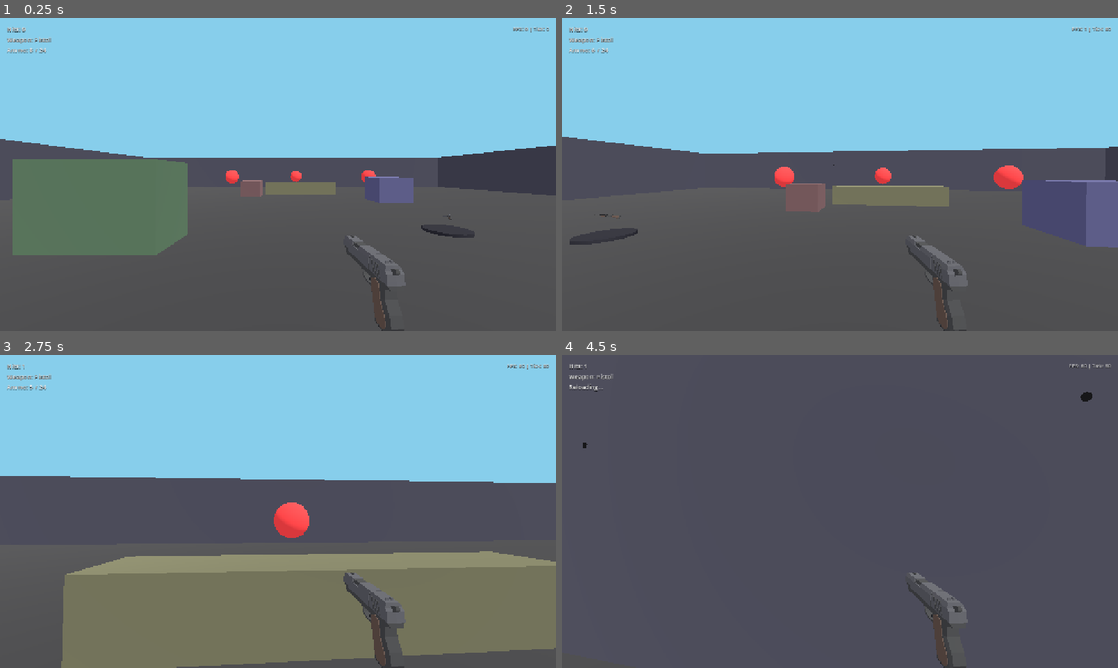
Above: before the commit, frames 1-4 (two rows, left to right).
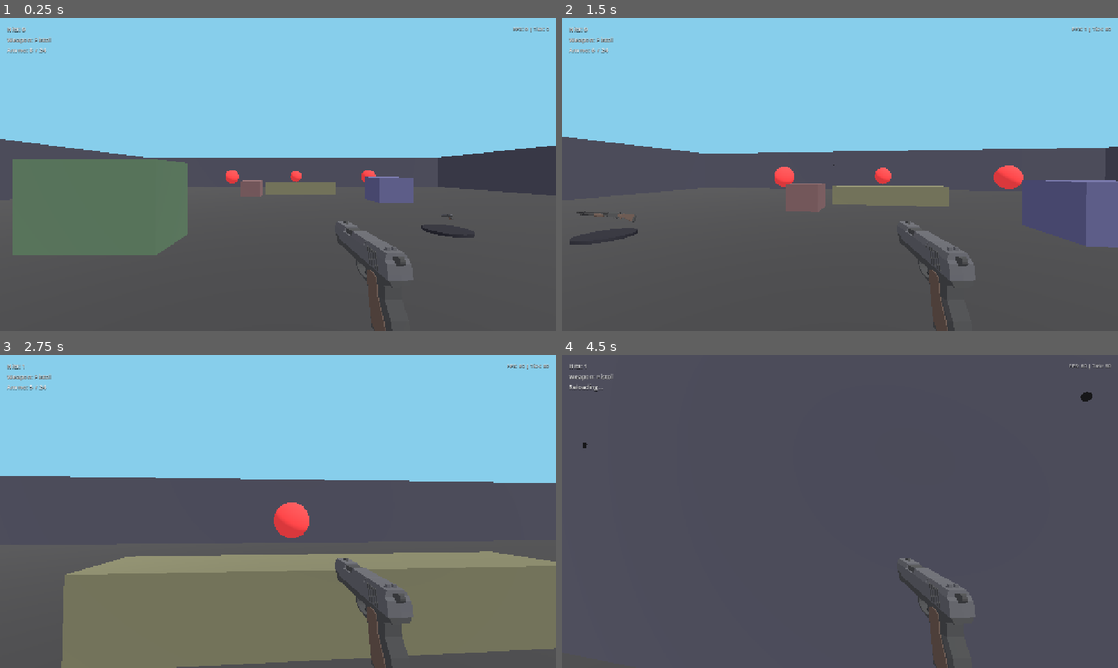
Above: after the commit, the same moments.

Repository: QuisVenator/blitzkampf-godot
Game: Godot game, scene res://scenes/main.tscn
Two runs of this game, one before a commit and one after it. Both use one fixed random seed, a clock stepped at 60 frames per second and the inputs below.
Inputs (mouse positions are in pixels of both pictures, inside the frame that each line leads up to):
- Up to frame 1 (0.25 s): no input
- Up to frame 2 (1.5 s): move the mouse to (867, 174) at 0.52 s; hold W (move_forward) from 0.53 s (still down); right-click (867, 174) at 0.6 s; tap Space (jump) at 0.77 s; click (867, 174) at 0.8 s; move the mouse to (812, 174) at 1.27 s; click (812, 174) at 1.35 s
- Up to frame 3 (2.75 s): keep holding W (move_forward); tap Space (jump) at 1.52 s; right-click (250, 511) at 1.55 s; move the mouse to (289, 505) at 2.02 s; right-click (289, 505) at 2.1 s; click (289, 505) at 2.3 s
- Up to frame 4 (4.5 s): keep holding W (move_forward); move the mouse to (834, 517) at 2.77 s; tap Ctrl (crouch) at 2.85 s; tap Space (jump) at 3.02, 3.77 s; right-click (834, 517) at 3.05 s; move the mouse to (878, 514) at 3.52 s; click (878, 514) at 3.6 s; tap R (reload) at 4.15 s; move the mouse to (795, 508) at 4.27 s; tap F (interact) at 4.35 s

The runs differ from the first frame. In frame 1, 0.8% of the frame differs, in the area x 60-82%, y 62-100%; in frame 2, 0.9%; in frame 3, 1.1%, in the area x 60-74%, y 64-100%; in frame 4, 1.0%.

Commit message:
Nest Muzzle/Sight under weapon Model so scale is a single value

Diff:
--- a/resources/weapons/pistol.tres
+++ b/resources/weapons/pistol.tres
@@ -1,21 +1,13 @@
-[gd_resource type="Resource" script_class="WeaponDefinition" format=3]
+[gd_resource type="Resource" script_class="WeaponDefinition" format=3 uid="uid://bgm4fe0tncd8q"]
 
-[ext_resource type="Script" path="res://scripts/weapons/weapon_definition.gd" id="1_script"]
-[ext_resource type="PackedScene" path="res://scenes/weapons/pistol_model.tscn" id="2_model"]
+[ext_resource type="Script" uid="uid://c81724s2lmmit" path="res://scripts/weapons/weapon_definition.gd" id="1_script"]
+[ext_resource type="PackedScene" uid="uid://cx62wuvphn0m3" path="res://scenes/weapons/pistol_model.tscn" id="2_model"]
 
 [resource]
 script = ExtResource("1_script")
 id = &"pistol"
 display_name = "Pistol"
 model = ExtResource("2_model")
-fire_cooldown = 0.35
-fire_pitch_scale = 1.0
-magazine_size = 8
-reserve_ammo = 24
-reload_duration = 1.2
-ads_spread_deg = 0.1
-hip_spread_standing_deg = 1.2
-hip_spread_moving_deg = 2.4
 ads_fov = 65.0
 ads_time = 0.12
 ads_sight_distance = 0.35
--- a/resources/weapons/shotgun.tres
+++ b/resources/weapons/shotgun.tres
@@ -1,6 +1,6 @@
-[gd_resource type="Resource" script_class="WeaponDefinition" format=3]
+[gd_resource type="Resource" script_class="WeaponDefinition" format=3 uid="uid://sfppn3jo6ine"]
 
-[ext_resource type="Script" path="res://scripts/weapons/weapon_definition.gd" id="1_script"]
+[ext_resource type="Script" uid="uid://c81724s2lmmit" path="res://scripts/weapons/weapon_definition.gd" id="1_script"]
 [ext_resource type="PackedScene" path="res://scenes/weapons/shotgun_model.tscn" id="2_model"]
 
 [resource]
--- a/resources/weapons/smg.tres
+++ b/resources/weapons/smg.tres
@@ -1,6 +1,6 @@
-[gd_resource type="Resource" script_class="WeaponDefinition" format=3]
+[gd_resource type="Resource" script_class="WeaponDefinition" format=3 uid="uid://dworgjktv2xdu"]
 
-[ext_resource type="Script" path="res://scripts/weapons/weapon_definition.gd" id="1_script"]
+[ext_resource type="Script" uid="uid://c81724s2lmmit" path="res://scripts/weapons/weapon_definition.gd" id="1_script"]
 [ext_resource type="PackedScene" path="res://scenes/weapons/smg_model.tscn" id="2_model"]
 
 [resource]
@@ -10,12 +10,10 @@
 model = ExtResource("2_model")
 fire_cooldown = 0.1
 fire_pitch_scale = 1.35
+ads_sight_distance = 0.35
 magazine_size = 25
 reserve_ammo = 75
 reload_duration = 1.6
 ads_spread_deg = 0.2
 hip_spread_standing_deg = 2.5
 hip_spread_moving_deg = 4.5
-ads_fov = 62.0
-ads_time = 0.15
-ads_sight_distance = 0.35
--- a/scenes/weapons/pistol_model.tscn
+++ b/scenes/weapons/pistol_model.tscn
@@ -1,15 +1,14 @@
-[gd_scene format=3]
+[gd_scene format=3 uid="uid://cx62wuvphn0m3"]
 
-[ext_resource type="PackedScene" path="res://assets/models/quaternius_guns/Pistol_2.fbx" id="1_model"]
+[ext_resource type="PackedScene" uid="uid://dyxl2detmx0at" path="res://assets/models/quaternius_guns/Pistol_2.fbx" id="1_model"]
 
-[node name="PistolModel" type="Node3D"]
+[node name="PistolModel" type="Node3D" unique_id=1151911015]
 
-[node name="Model" parent="." instance=ExtResource("1_model")]
-rotation_degrees = Vector3(0, 90, 0)
-scale = Vector3(0.12, 0.12, 0.12)
+[node name="Model" parent="." unique_id=342266464 instance=ExtResource("1_model")]
+transform = Transform3D(-6.993822e-09, 0, 0.16, 0, 0.16, 0, -0.16, 0, -6.993822e-09, 0, 0, 0)
 
-[node name="Muzzle" type="Marker3D" parent="."]
-position = Vector3(0, 0.0696, -0.1759)
+[node name="Muzzle" type="Marker3D" parent="Model" unique_id=715366659]
+transform = Transform3D(1, 0, 0, 0, 1, 0, 0, 0, 1, 1.466, 0.58, 0)
 
-[node name="Sight" type="Marker3D" parent="."]
-position = Vector3(0, 0.0888, 0.0144)
+[node name="Sight" type="Marker3D" parent="Model" unique_id=1601757148]
+transform = Transform3D(1, 0, 0, 0, 1, 0, 0, 0, 1, -0.12, 0.74, 0)
--- a/scenes/weapons/shotgun_model.tscn
+++ b/scenes/weapons/shotgun_model.tscn
@@ -1,15 +1,14 @@
-[gd_scene format=3]
+[gd_scene format=3 uid="uid://47pmrynmcrse"]
 
-[ext_resource type="PackedScene" path="res://assets/models/quaternius_guns/Shotgun_3.fbx" id="1_model"]
+[ext_resource type="PackedScene" uid="uid://dfdwx7o83nybs" path="res://assets/models/quaternius_guns/Shotgun_3.fbx" id="1_model"]
 
-[node name="ShotgunModel" type="Node3D"]
+[node name="ShotgunModel" type="Node3D" unique_id=835385663]
 
-[node name="Model" parent="." instance=ExtResource("1_model")]
-rotation_degrees = Vector3(0, 90, 0)
-scale = Vector3(0.12, 0.12, 0.12)
+[node name="Model" parent="." unique_id=570929304 instance=ExtResource("1_model")]
+transform = Transform3D(-1.13649605e-08, 0, 0.26, 0, 0.26, 0, -0.26, 0, -1.13649605e-08, 0, 0, 0)
 
-[node name="Muzzle" type="Marker3D" parent="."]
-position = Vector3(0, 0.0264, -0.5172)
+[node name="Muzzle" type="Marker3D" parent="Model" unique_id=1219507729]
+transform = Transform3D(1, 0, 0, 0, 1, 0, 0, 0, 1, 4.31, 0.22, 0)
 
-[node name="Sight" type="Marker3D" parent="."]
-position = Vector3(0, 0.0450, -0.0228)
+[node name="Sight" type="Marker3D" parent="Model" unique_id=1245447006]
+transform = Transform3D(1, 0, 0, 0, 1, 0, 0, 0, 1, 0.19, 0.375, 0)
--- a/scenes/weapons/smg_model.tscn
+++ b/scenes/weapons/smg_model.tscn
@@ -1,15 +1,14 @@
-[gd_scene format=3]
+[gd_scene format=3 uid="uid://dp87dh1v0ygb0"]
 
-[ext_resource type="PackedScene" path="res://assets/models/quaternius_guns/SubmachineGun_4.fbx" id="1_model"]
+[ext_resource type="PackedScene" uid="uid://c6ju4nl8msbuw" path="res://assets/models/quaternius_guns/SubmachineGun_4.fbx" id="1_model"]
 
-[node name="SmgModel" type="Node3D"]
+[node name="SmgModel" type="Node3D" unique_id=28637070]
 
-[node name="Model" parent="." instance=ExtResource("1_model")]
-rotation_degrees = Vector3(0, 90, 0)
-scale = Vector3(0.12, 0.12, 0.12)
+[node name="Model" parent="." unique_id=1094545514 instance=ExtResource("1_model")]
+transform = Transform3D(-6.993822e-09, 0, 0.16, 0, 0.16, 0, -0.16, 0, -6.993822e-09, 0, 0, 0)
 
-[node name="Muzzle" type="Marker3D" parent="."]
-position = Vector3(0, 0.0612, -0.2628)
+[node name="Muzzle" type="Marker3D" parent="Model" unique_id=88140246]
+transform = Transform3D(1, 0, 0, 0, 1, 0, 0, 0, 1, 2.19, 0.51, 0)
 
-[node name="Sight" type="Marker3D" parent="."]
-position = Vector3(0, 0.1008, 0.0144)
+[node name="Sight" type="Marker3D" parent="Model" unique_id=1159182595]
+transform = Transform3D(1, 0, 0, 0, 1, 0, 0, 0, 1, -0.12, 0.84, 0)
--- a/scripts/weapons/weapon_manager.gd
+++ b/scripts/weapons/weapon_manager.gd
@@ -128,8 +128,8 @@
 	var target_yaw := _hip_yaw
 	var target_fov := _hip_fov
 	if aiming:
-		var sight := _viewmodel.get_node_or_null(^"Sight") as Node3D
-		var sight_in_holder := _viewmodel.basis * sight.position if sight else Vector3.ZERO
+		var sight := _viewmodel.find_child("Sight", true, false) as Node3D
+		var sight_in_holder := _viewmodel.basis * _viewmodel.to_local(sight.global_position) if sight else Vector3.ZERO
 		target_position = Vector3(0.0, 0.0, -definition.ads_sight_distance) - sight_in_holder
 		target_yaw = 0.0
 		target_fov = definition.ads_fov
@@ -162,7 +162,7 @@
 	var hit := _player.get_world_3d().direct_space_state.intersect_ray(query)
 
 	var muzzle := origin + direction * MUZZLE_FALLBACK_DISTANCE
-	var muzzle_marker := _viewmodel.get_node_or_null(^"Muzzle") as Node3D if _viewmodel else null
+	var muzzle_marker := _viewmodel.find_child("Muzzle", true, false) as Node3D if _viewmodel else null
 	if muzzle_marker:
 		muzzle = muzzle_marker.global_position
 
--- a/tools/smoke_test.gd
+++ b/tools/smoke_test.gd
@@ -82,7 +82,7 @@
 	await create_timer(0.7).timeout
 	_check("aiming", _weapons.is_aiming())
 	_check_near("ads fov", _player.camera.fov, _weapons.definition.ads_fov, 0.1)
-	var sight := _player.camera.get_node("WeaponHolder").get_child(0).get_node("Sight") as Node3D
+	var sight := _player.camera.get_node("WeaponHolder").get_child(0).find_child("Sight", true, false) as Node3D
 	var sight_local := _player.camera.to_local(sight.global_position)
 	_check_near("sight centred horizontally", sight_local.x, 0.0, 0.002)
 	_check_near("sight centred vertically", sight_local.y, 0.0, 0.002)
Not shown: 1 places in resources/weapons/shotgun.tres that only renumber resources
Not shown, changed: AGENTS.md
